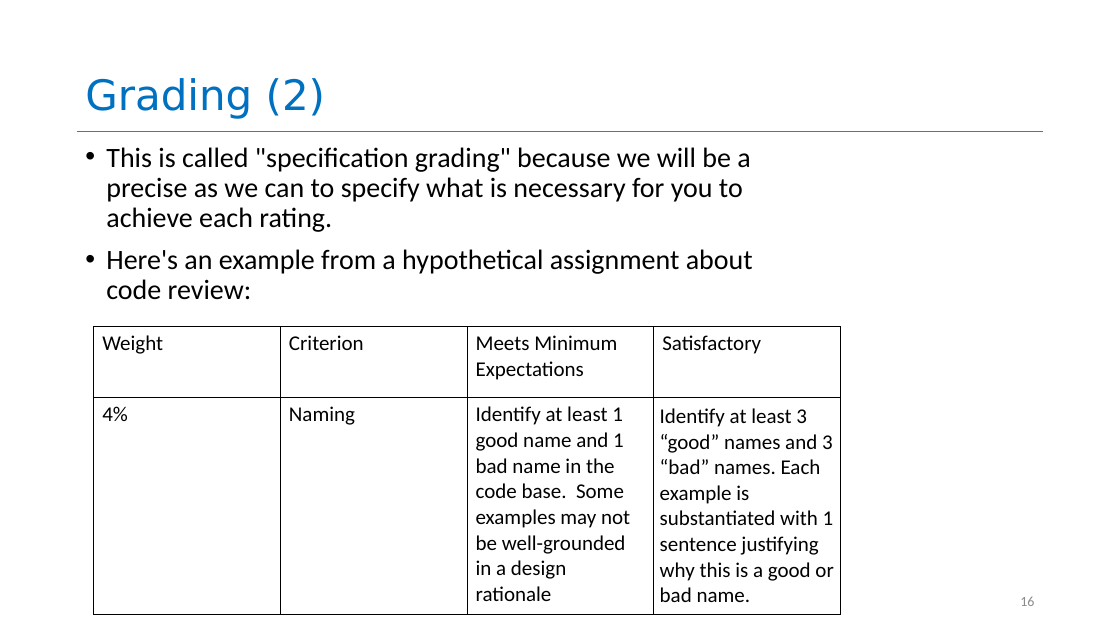
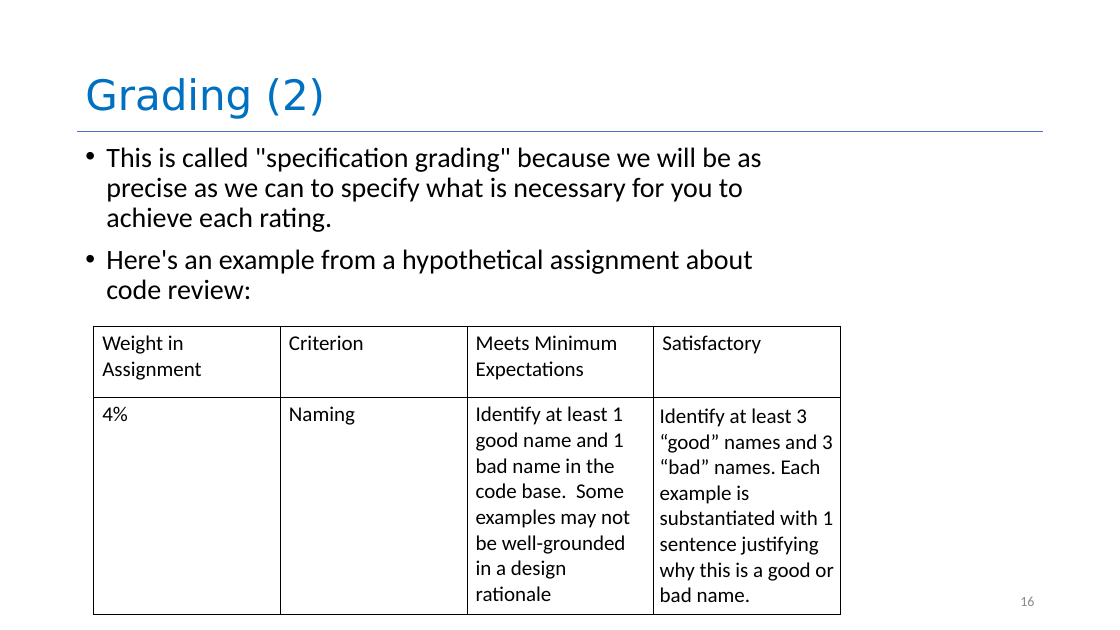
Before and after one commit to neu-se/CS4530-CS5500-Spring-2021, a slide deck: slide 16 of Slides/Lesson 1.1 Course Introduction.pptx. Drawn at 1120x630 pixels with LibreOffice and Linux fonts; fonts in the diff are those of the drawing. Boxes give left, top, right and bottom in pixels: in the first picture for what was removed or moved away, otherwise in the second. Text is boxed around its words. In the diff, an @@ line names an element or a change of style, - is before the commit and + after.

Commit message:
fixed two typos in L1.1

```diff
--- a/Slides/Lesson 1.1 Course Introduction.pptx
+++ b/Slides/Lesson 1.1 Course Introduction.pptx
@@ text at (106, 147, 761, 232): text changed @@
-• This is called "specification grading" because we will be a precise as we can to specify what is necessary for you to achieve each rating.
+• This is called "specification grading" because we will be as precise as we can to specify what is necessary for you to achieve each rating.
@@ table at (94, 327, 840, 612) @@
-row 1, column 1: Weight
+row 1, column 1: Weight in Assignment
```
Also in this commit, not shown: 8 other slides changed, 1 slide added.
